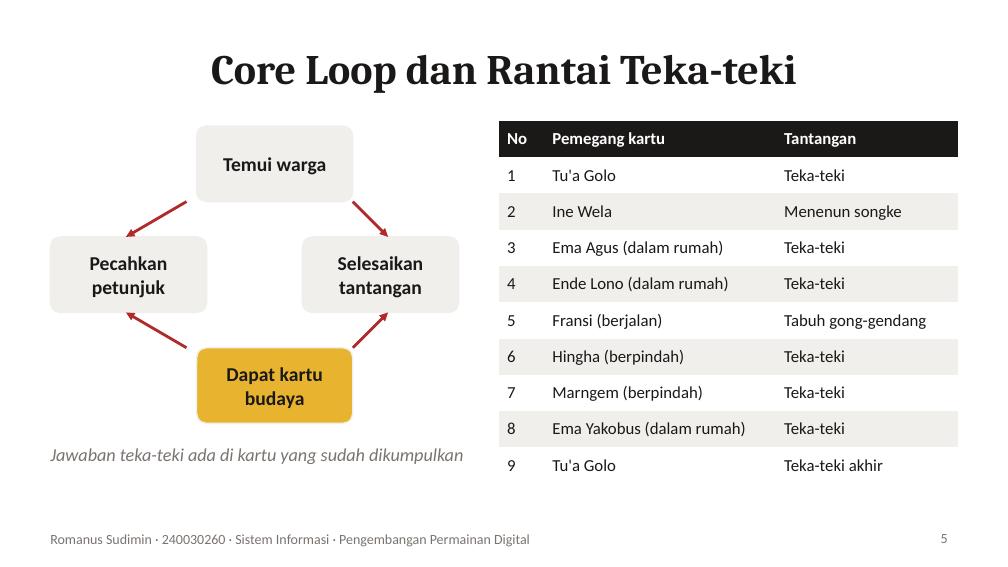
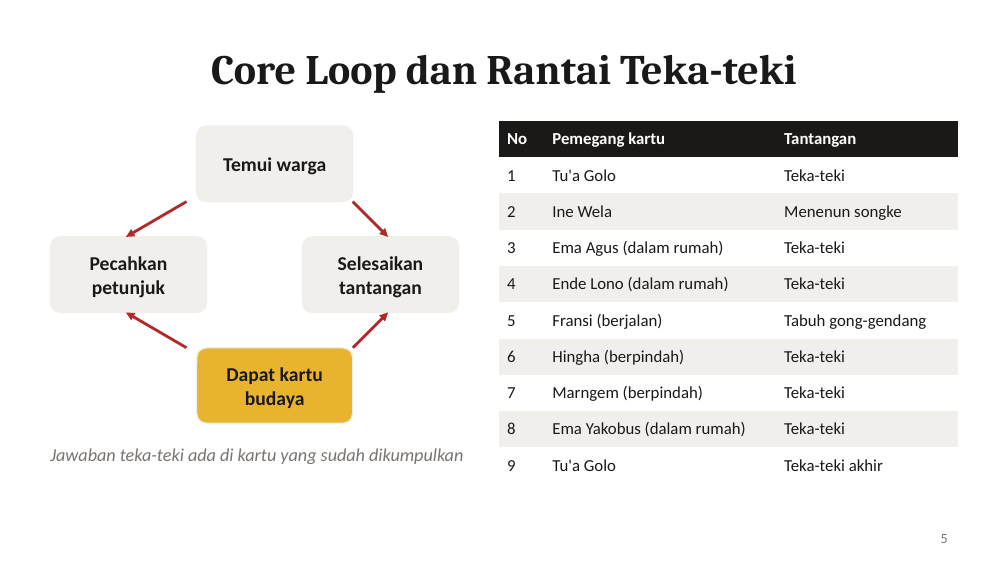
Before and after one commit to romanussudimin-debu/Pengembangan-Permainan-Digital, a slide deck: slide 5 of pengumpulan/06_Slide_Presentasi.pptx. Drawn at 1008x567 pixels with LibreOffice and Linux fonts; fonts in the diff are those of the drawing. Boxes give left, top, right and bottom in pixels: in the first picture for what was removed or moved away, otherwise in the second. Text is boxed around its words. In the diff, an @@ line names an element or a change of style, - is before the commit and + after.

```diff
--- a/pengumpulan/06_Slide_Presentasi.pptx
+++ b/pengumpulan/06_Slide_Presentasi.pptx
@@ text removed at [50, 534, 530, 547] @@
-Romanus Sudimin · 240030260 · Sistem Informasi · Pengembangan Permainan Digital
```
Also in this commit, not shown: 7 other slides changed, 5 other files.
